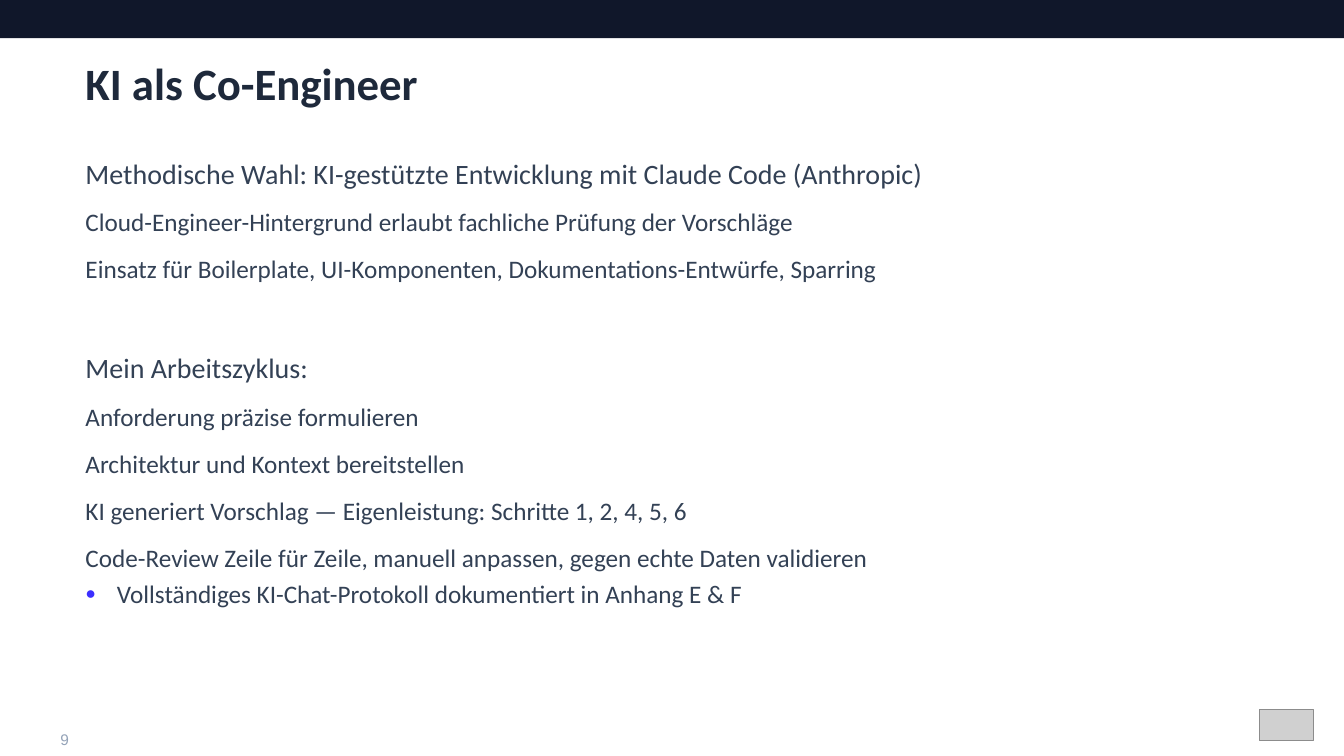
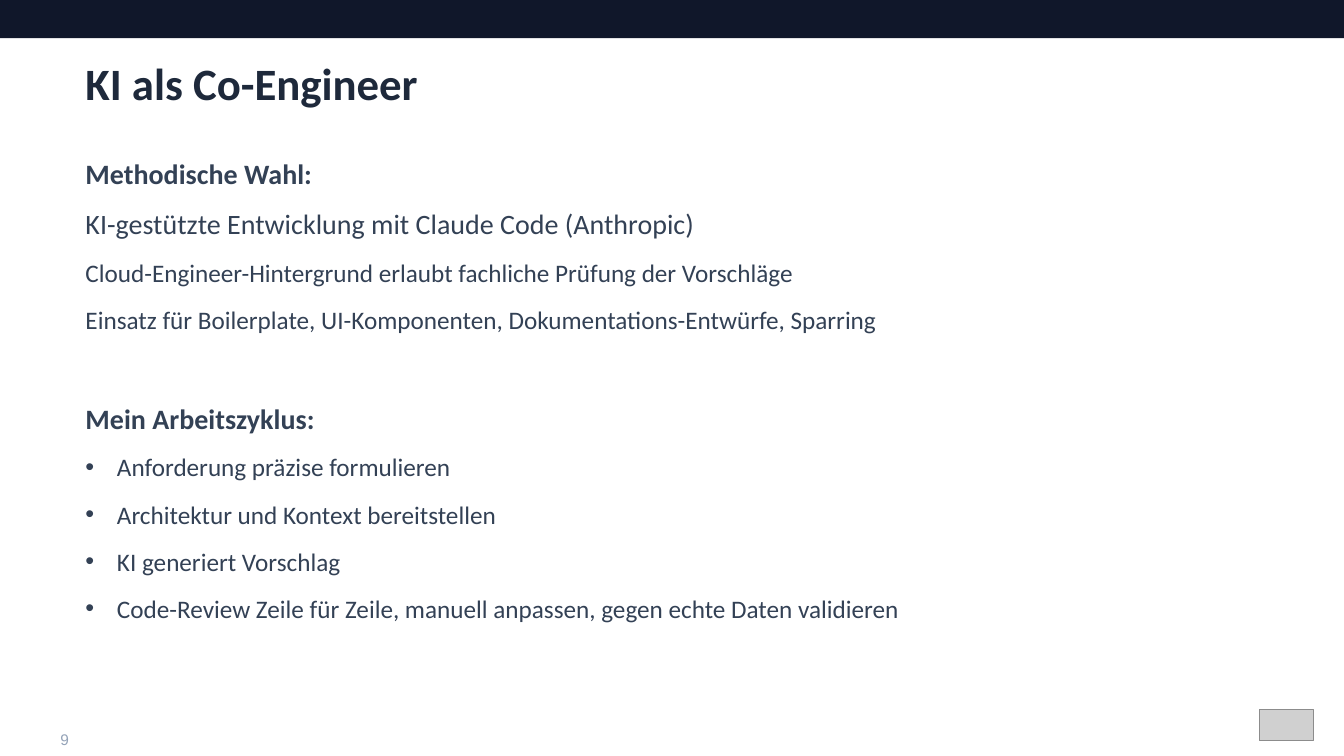
Before and after one commit to Timohone/sprintify, a slide deck: slide 9 of docs/Sprintify_Praesentation_final.pptx. Drawn at 1344x756 pixels with LibreOffice and Linux fonts; fonts in the diff are those of the drawing; grey boxes stand for pictures. Boxes give left, top, right and bottom in pixels: in the first picture for what was removed or moved away, otherwise in the second. Text is boxed around its words. In the diff, an @@ line names an element or a change of style, - is before the commit and + after.

```diff
--- a/docs/Sprintify_Praesentation_final.pptx
+++ b/docs/Sprintify_Praesentation_final.pptx
@@ text at (85, 164, 694, 239): text changed @@
-Methodische Wahl: KI-gestützte Entwicklung mit Claude Code (Anthropic)
+Methodische Wahl:
+KI-gestützte Entwicklung mit Claude Code (Anthropic)
@@ text at (85, 409, 898, 623): bold on in "Mein Arbeitszyklus:"; bullet none to • @@
@@ text at (117, 553, 340, 576): text changed @@
-  KI generiert Vorschlag — Eigenleistung: Schritte 1, 2, 4, 5, 6
+  • KI generiert Vorschlag
@@ text at (117, 585, 742, 608): paragraph removed @@
-  ● Vollständiges KI-Chat-Protokoll dokumentiert in Anhang E & F
```
Also in this commit, not shown: 12 other slides changed.
